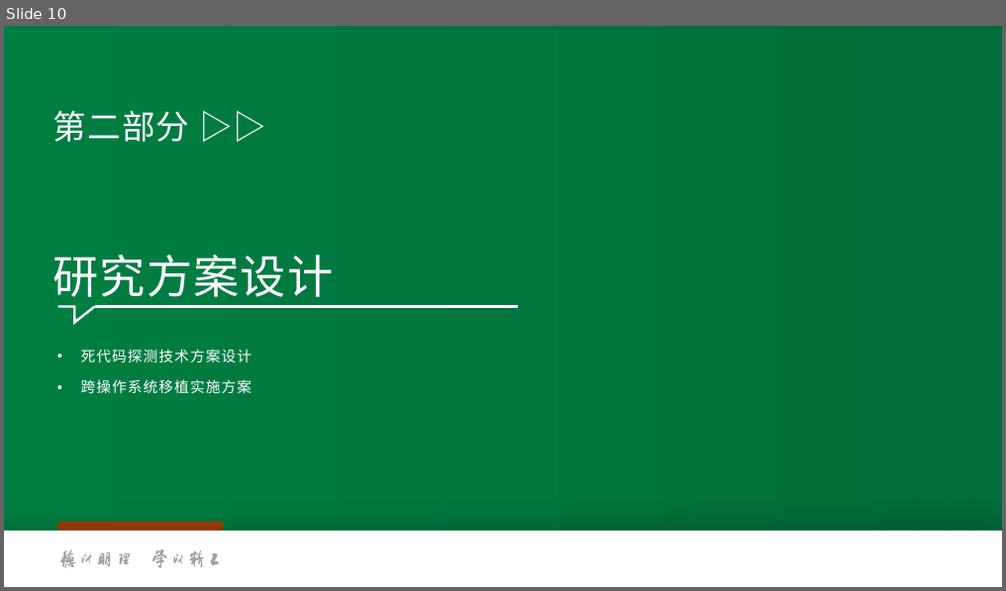
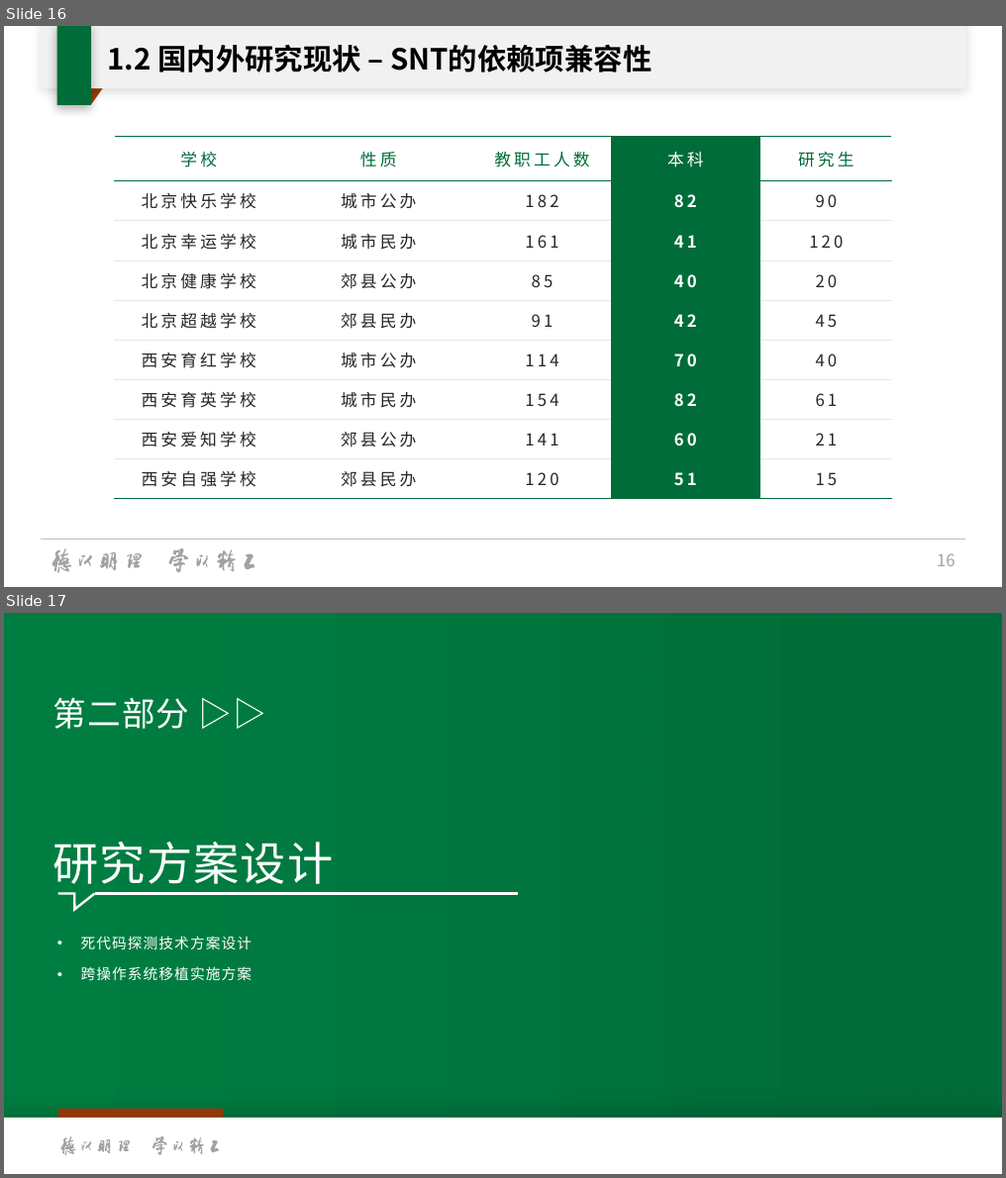
Before and after one commit to oscourse-tsinghua/openingreport-fze2023, a slide deck: slide.pptx. Shown one above the other, each under a label of ours: slide 10 before the commit, slides 16 and 17 after it. The pictures are 1006x591 and 1006x1178 pixels, drawn with LibreOffice and Linux fonts; fonts in the diff are those of the drawing; background and template pictures are left out. Boxes give left, top, right and bottom in pixels: in the first picture for what was removed or moved away, otherwise in the second. Text is boxed around its words. In the diff, an @@ line names an element or a change of style, - is before the commit and + after.

```diff
--- a/slide.pptx
+++ b/slide.pptx
@@ slide 16 added at [4,26,1002,587], background #FFFFFF @@
@@ rectangle added at [40,26,965,89], fill #FFFFFF @@
@@ rectangle added at [40,26,965,88], fill #A2A2A2 at 15% opacity @@
@@ rectangle added at [57,26,91,105], fill #006C39 @@
@@ title added at [108,44,651,73], 28 pt, text #000000, bold @@
+1.2 国内外研究现状 – SNT的依赖项兼容性
@@ parallelogram added at [57,66,119,105], fill #A13F0B @@
@@ table added at [114,137,892,499], 9 rows, 5 columns @@
+学校 | 性质 | 教职工人数 | 本科 | 研究生
+北京快乐学校 | 城市公办 | 182 | 82 | 90
+北京幸运学校 | 城市民办 | 161 | 41 | 120
+北京健康学校 | 郊县公办 | 85 | 40 | 20
+北京超越学校 | 郊县民办 | 91 | 42 | 45
+西安育红学校 | 城市公办 | 114 | 70 | 40
+西安育英学校 | 城市民办 | 154 | 82 | 61
+西安爱知学校 | 郊县公办 | 141 | 60 | 21
+西安自强学校 | 郊县民办 | 120 | 51 | 15
@@ line added from (40, 539) to (966, 539), #BFBFBF 0.5 pt @@
@@ group added at [52,549,255,573]: 16 freeform shapes @@
@@ page number added at [937,554,955,567], 16 pt, text #A2A2A2 @@
+16
@@ what was slide 10 is now slide 17 @@
```
Also in this commit, not shown: 2 slides changed, 6 other slides added, 1 other file.
